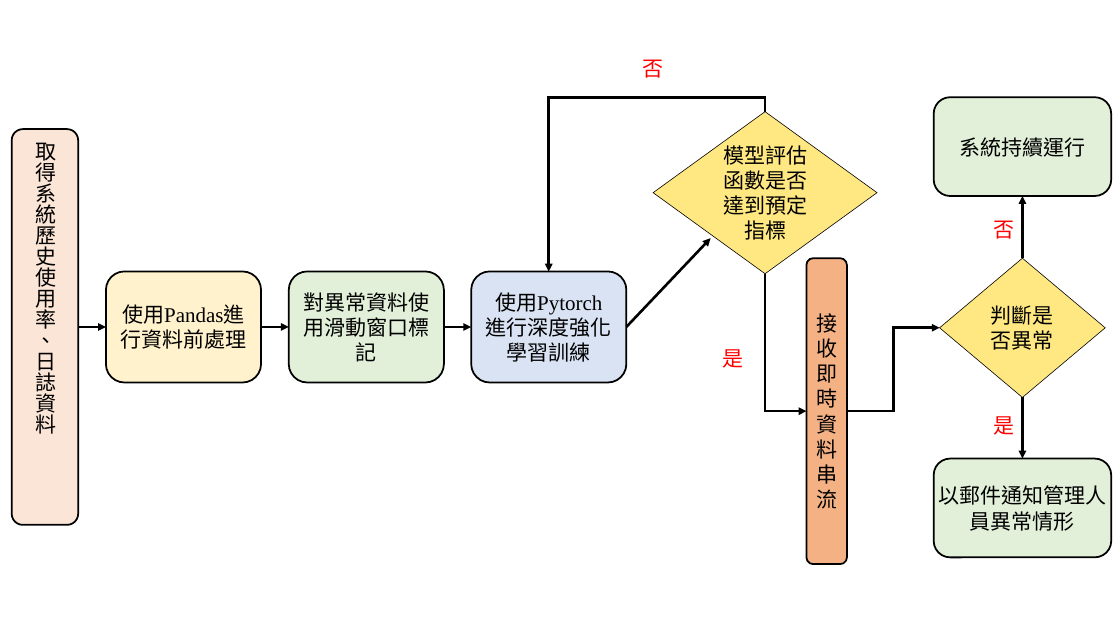
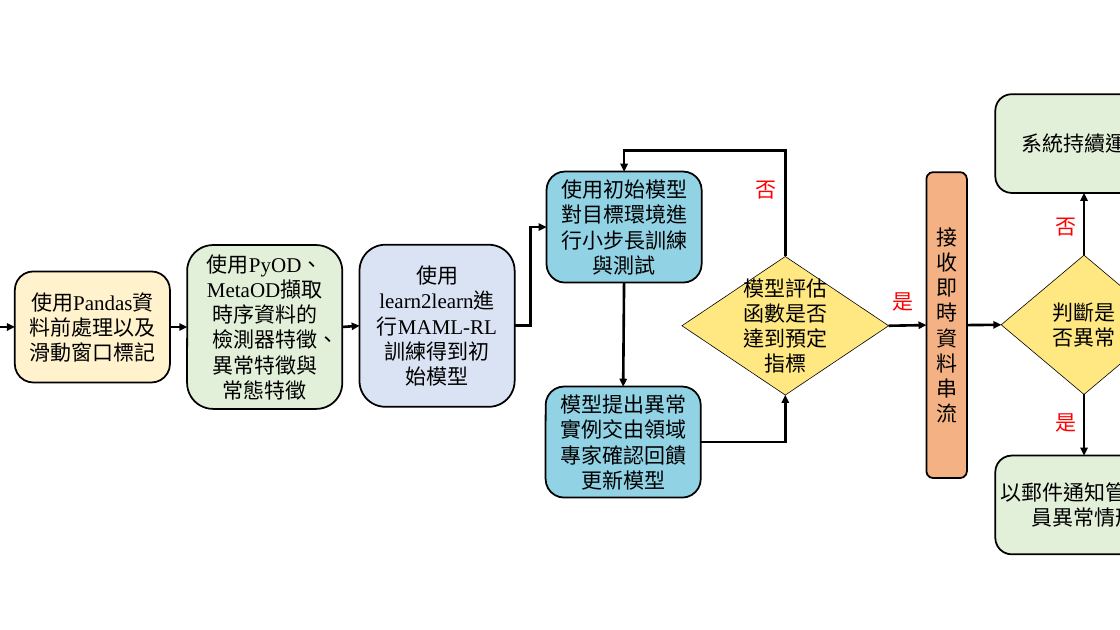
Before and after one commit to gitwetguy/paperwork, a slide deck: slide 6 of 3年計畫_素材.pptx (slide 5 before the commit). Drawn at 1120x630 pixels with LibreOffice and Linux fonts; fonts in the diff are those of the drawing. Boxes give left, top, right and bottom in pixels: in the first picture for what was removed or moved away, otherwise in the second. Text is boxed around its words. In the diff, an @@ line names an element or a change of style, - is before the commit and + after.

```diff
--- a/3年計畫_素材.pptx
+++ b/3年計畫_素材.pptx
@@ 2 texts, 2 rounded rectangles, 1 diamond, 1 arrow: place and size @@
-2 texts, 2 rounded rectangles, 1 diamond, 1 arrow at (934, 97, 1112, 558)
+2 texts, 2 rounded rectangles, 1 diamond, 1 arrow at (996, 94, 1120, 555)
@@ rounded rectangle removed at (12, 129, 78, 525) @@
-取得系統歷史使用率、日誌資料
@@ rounded rectangle added at (547, 171, 702, 282), fill #91D2E4, outline #000000 1.5 pt, 18 pt, text #000000 @@
+使用初始模型對目標環境進行小步長訓練與測試
@@ elbow arrow moved from (765, 274) - (807, 411) to (786, 256) - (624, 171) @@
@@ text "否": place and size @@
-text "否" at (643, 59, 664, 78)
+text "否" at (755, 180, 776, 199)
@@ rounded rectangle "接收即時資料串流": place and size @@
-rounded rectangle "接收即時資料串流" at (807, 258, 847, 564)
+rounded rectangle "接收即時資料串流" at (927, 172, 967, 478)
@@ elbow arrow added from (515, 326) to (547, 227), #000000 2.25 pt @@
@@ rounded rectangle "使用PyOD、MetaOD擷取時序資料的檢測器特徵、異常特徵與常態特徵": place and size @@
-rounded rectangle "使用PyOD、MetaOD擷取時序資料的檢測器特徵、異常特徵與常態特徵" at (289, 271, 444, 382)
+rounded rectangle "使用PyOD、MetaOD擷取時序資料的檢測器特徵、異常特徵與常態特徵" at (187, 245, 343, 409)
@@ text in rounded rectangle at (207, 254, 338, 400): text changed; font Noto Sans CJK SC to Times New Roman @@
-對異常資料使用滑動窗口標記
+使用PyOD、MetaOD擷取時序資料的檢測器特徵、異常特徵與常態特徵
@@ rounded rectangle "使用learn2learn進行MAML-RL訓練得到初始模型": place and size @@
-rounded rectangle "使用learn2learn進行MAML-RL訓練得到初始模型" at (471, 271, 627, 382)
+rounded rectangle "使用learn2learn進行MAML-RL訓練得到初始模型" at (360, 245, 515, 407)
@@ text in rounded rectangle at (416, 265, 458, 285): text changed @@
-使用Pytorch進行深度強化學習訓練
+使用learn2learn進行MAML-RL訓練得到初始模型
@@ diamond "模型評估函數是否達到預定指標": place and size @@
-diamond "模型評估函數是否達到預定指標" at (654, 112, 878, 274)
+diamond "模型評估函數是否達到預定指標" at (682, 256, 889, 395)
@@ rounded rectangle "使用Pandas資料前處理以及滑動窗口標記": place and size @@
-rounded rectangle "使用Pandas資料前處理以及滑動窗口標記" at (106, 271, 261, 382)
+rounded rectangle "使用Pandas資料前處理以及滑動窗口標記" at (15, 271, 171, 382)
@@ text in rounded rectangle at (31, 292, 153, 312): text changed @@
-使用Pandas進行資料前處理
+使用Pandas資料前處理以及滑動窗口標記
@@ arrow added from (624, 282) to (623, 386), #000000 2.25 pt @@
@@ text "是": place and size @@
-text "是" at (723, 349, 744, 368)
+text "是" at (892, 292, 913, 311)
@@ arrow moved from (78, 327) - (106, 327) to (0, 327) - (15, 327) @@
@@ arrow moved from (261, 327) - (289, 327) to (170, 327) - (187, 327) @@
@@ arrow moved from (444, 327) - (471, 327) to (342, 327) - (360, 326) @@
@@ elbow arrow removed from (847, 411) to (940, 328) @@
@@ arrow moved from (627, 327) - (711, 239) to (889, 326) - (927, 325) @@
@@ arrow added from (967, 325) to (1002, 325), #000000 2.25 pt @@
@@ rounded rectangle added at (546, 386, 702, 497), fill #91D2E4, outline #000000 1.5 pt, 18 pt, text #000000 @@
+模型提出異常實例交由領域專家確認回饋更新模型
@@ elbow arrow moved from (765, 112) - (549, 271) to (701, 442) - (786, 395) @@
@@ 2 texts, 1 arrow: place and size @@
-2 texts, 1 arrow at (938, 137, 1106, 531)
+2 texts, 1 arrow at (1000, 133, 1120, 527)
```
Also in this commit, not shown: 2 other slides changed, 4 slides added, 14 other files.
